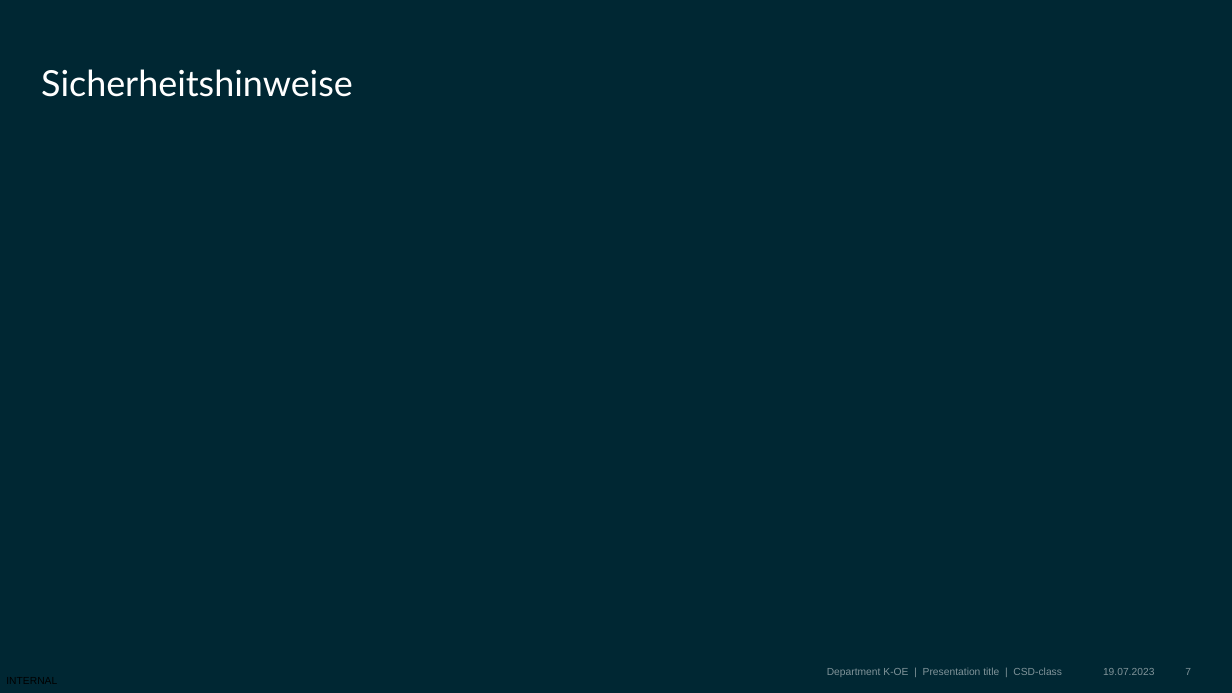
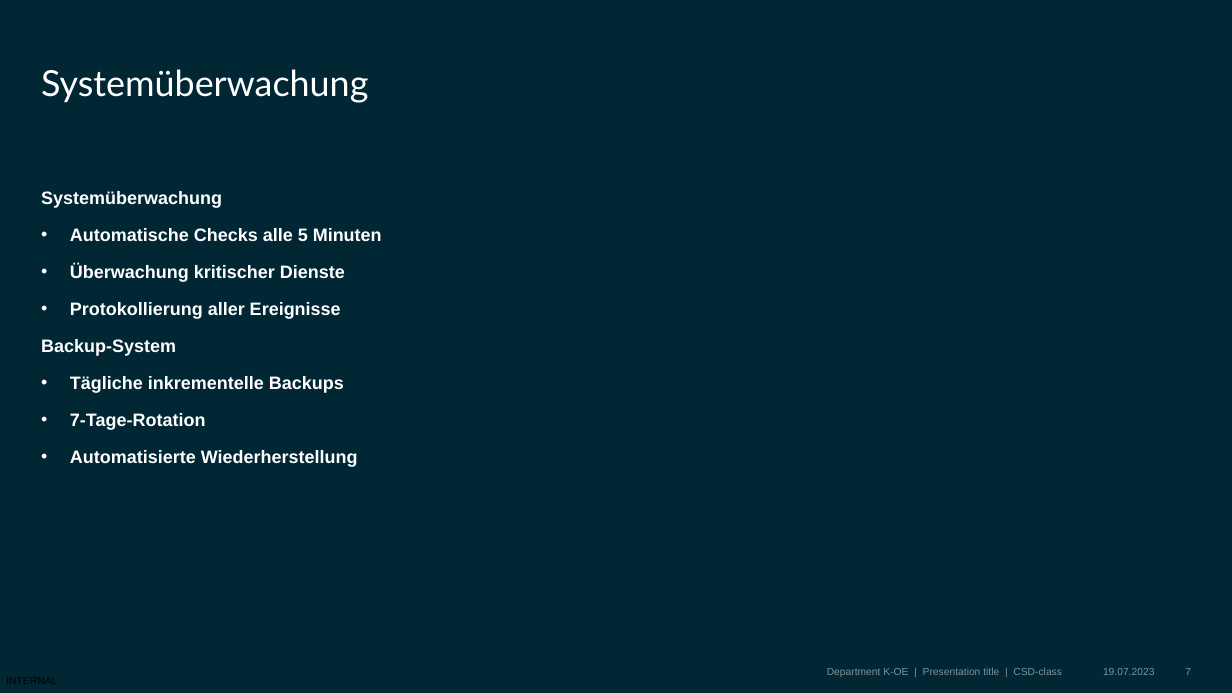
Before and after one commit to BBS2EMDBSEF/Gruppe-C, a slide deck: slide 7 of Dokumentation/Projekt_Präsentation.pptx. Drawn at 1232x693 pixels with LibreOffice and Linux fonts; fonts in the diff are those of the drawing; background and template pictures are left out. Boxes give left, top, right and bottom in pixels: in the first picture for what was removed or moved away, otherwise in the second. Text is boxed around its words. In the diff, an @@ line names an element or a change of style, - is before the commit and + after.

```diff
--- a/Dokumentation/Projekt_Präsentation.pptx
+++ b/Dokumentation/Projekt_Präsentation.pptx
@@ title at bbox=[41, 69, 368, 103]: text changed @@
-Sicherheitshinweise
+Systemüberwachung
@@ text added at bbox=[41, 191, 382, 467], 14 pt, text #FFFFFF, bold @@
+Systemüberwachung
+• Automatische Checks alle 5 Minuten
+• Überwachung kritischer Dienste
+• Protokollierung aller Ereignisse
+Backup-System
+• Tägliche inkrementelle Backups
+• 7-Tage-Rotation
+• Automatisierte Wiederherstellung
```
Also in this commit, not shown: 5 other slides changed, 1 slide removed.
